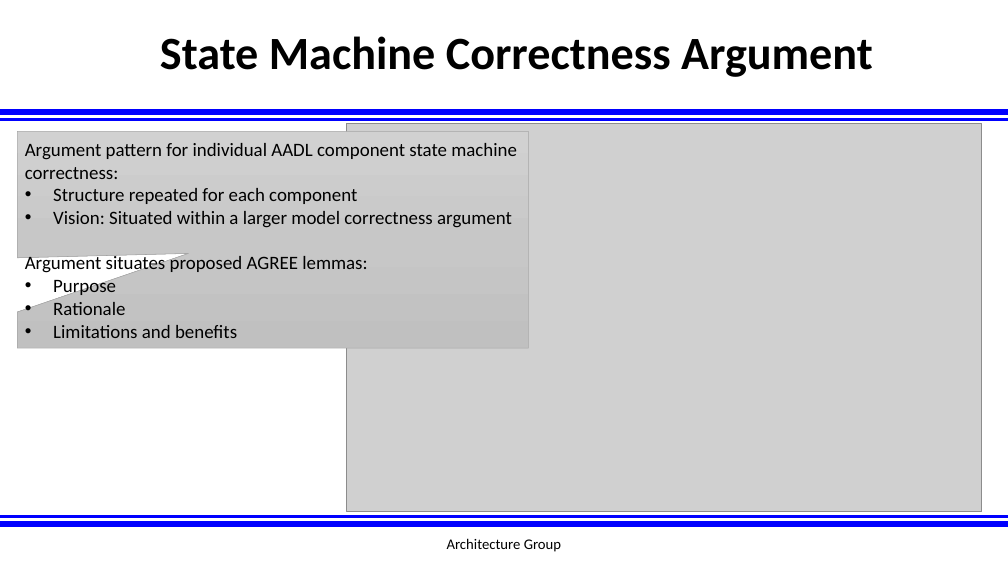
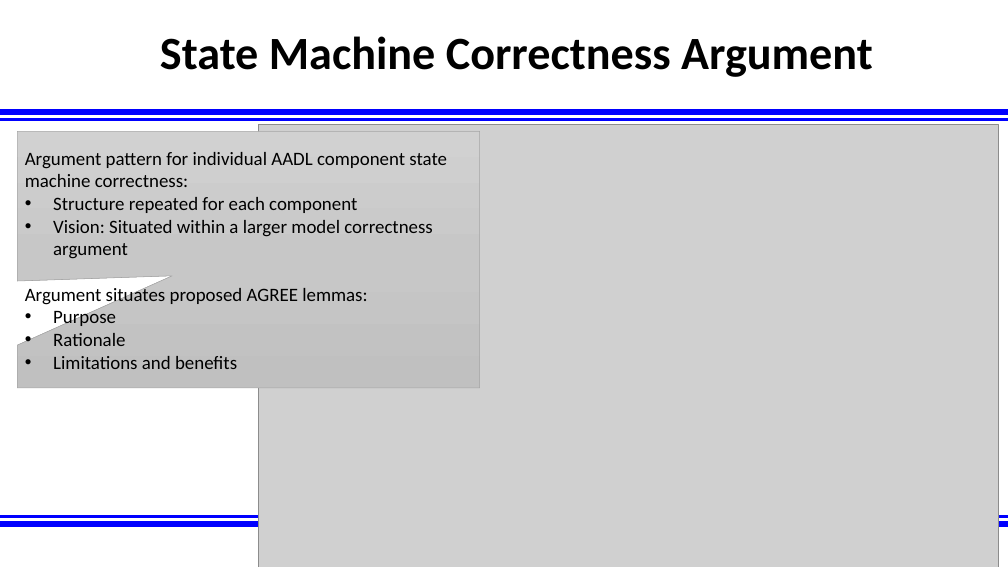
Before and after one commit to afrl-rq/OpenUxAS-SoI, a slide deck: slide 21 of presentations/S5_SoI_Architecture_Group.pptx. Drawn at 1008x567 pixels with LibreOffice and Linux fonts; fonts in the diff are those of the drawing; grey boxes stand for pictures; background and template pictures are left out. Boxes give left, top, right and bottom in pixels: in the first picture for what was removed or moved away, otherwise in the second. Text is boxed around its words. In the diff, an @@ line names an element or a change of style, - is before the commit and + after.

```diff
--- a/presentations/S5_SoI_Architecture_Group.pptx
+++ b/presentations/S5_SoI_Architecture_Group.pptx
@@ speech box "Argument pattern for individual AADL ...": place and size @@
-speech box "Argument pattern for individual AADL ..." at (17,132,529,349)
+speech box "Argument pattern for individual AADL ..." at (17,132,480,388)
@@ picture: place and size @@
-picture at (347,123,982,512)
+picture at (259,125,998,567)
@@ text removed at (447,538,561,552) @@
-Architecture Group
```
Also in this commit, not shown: 12 other slides changed, 10 slides added, 11 slides removed.
